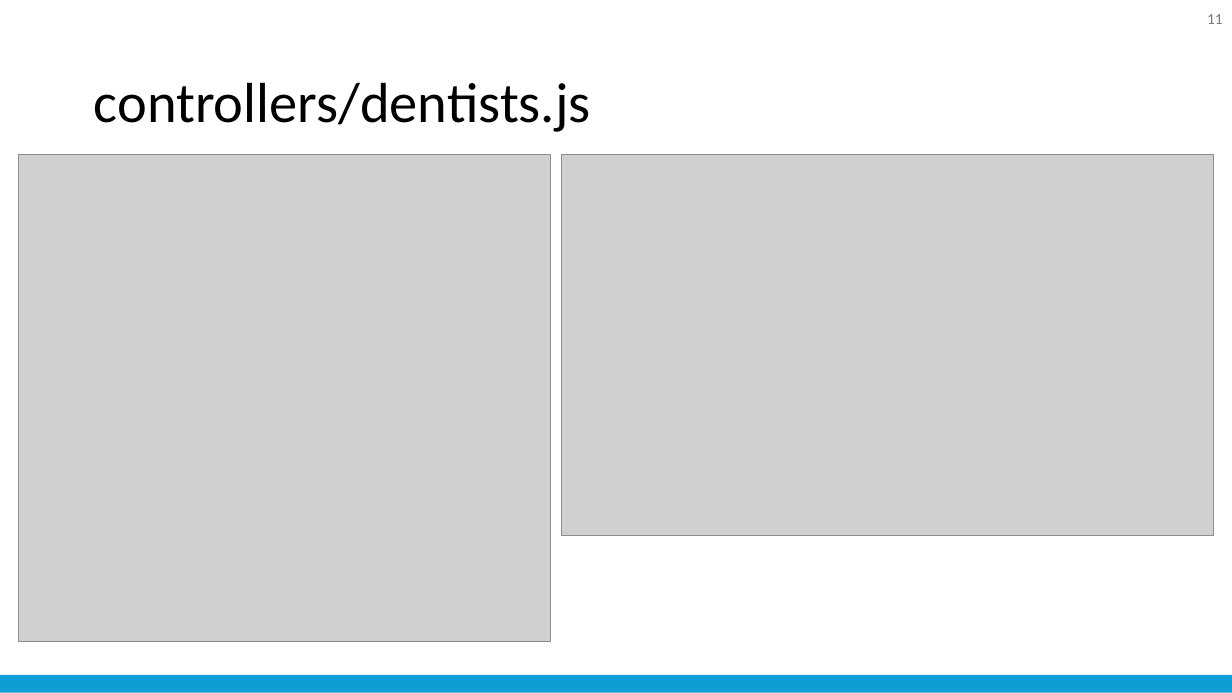
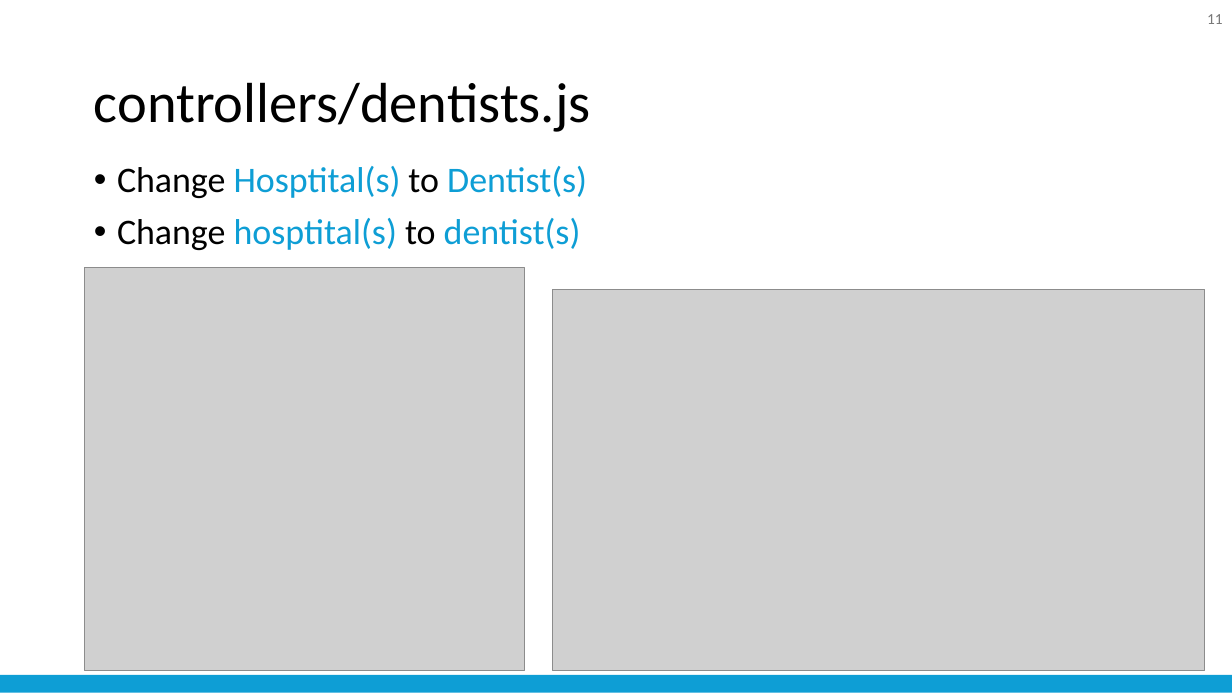
Before and after one commit to nattapong232/DentistBooking, a slide deck: slide 11 of SRS.pptx. Drawn at 1232x693 pixels with LibreOffice and Linux fonts; fonts in the diff are those of the drawing; grey boxes stand for pictures. Boxes give left, top, right and bottom in pixels: in the first picture for what was removed or moved away, otherwise in the second. Text is boxed around its words. In the diff, an @@ line names an element or a change of style, - is before the commit and + after.

```diff
--- a/SRS.pptx
+++ b/SRS.pptx
@@ text added at [117, 166, 587, 250], 28 pt, text #0E9ED5 @@
+• Change Hosptital(s) to Dentist(s)
+• Change hosptital(s) to dentist(s)
@@ picture: place and size @@
-picture at [18, 154, 551, 641]
+picture at [85, 268, 525, 670]
@@ picture: place and size @@
-picture at [561, 154, 1214, 536]
+picture at [552, 289, 1204, 671]
```
Also in this commit, not shown: 11 other slides changed, 1 slide added, 21 other files.
